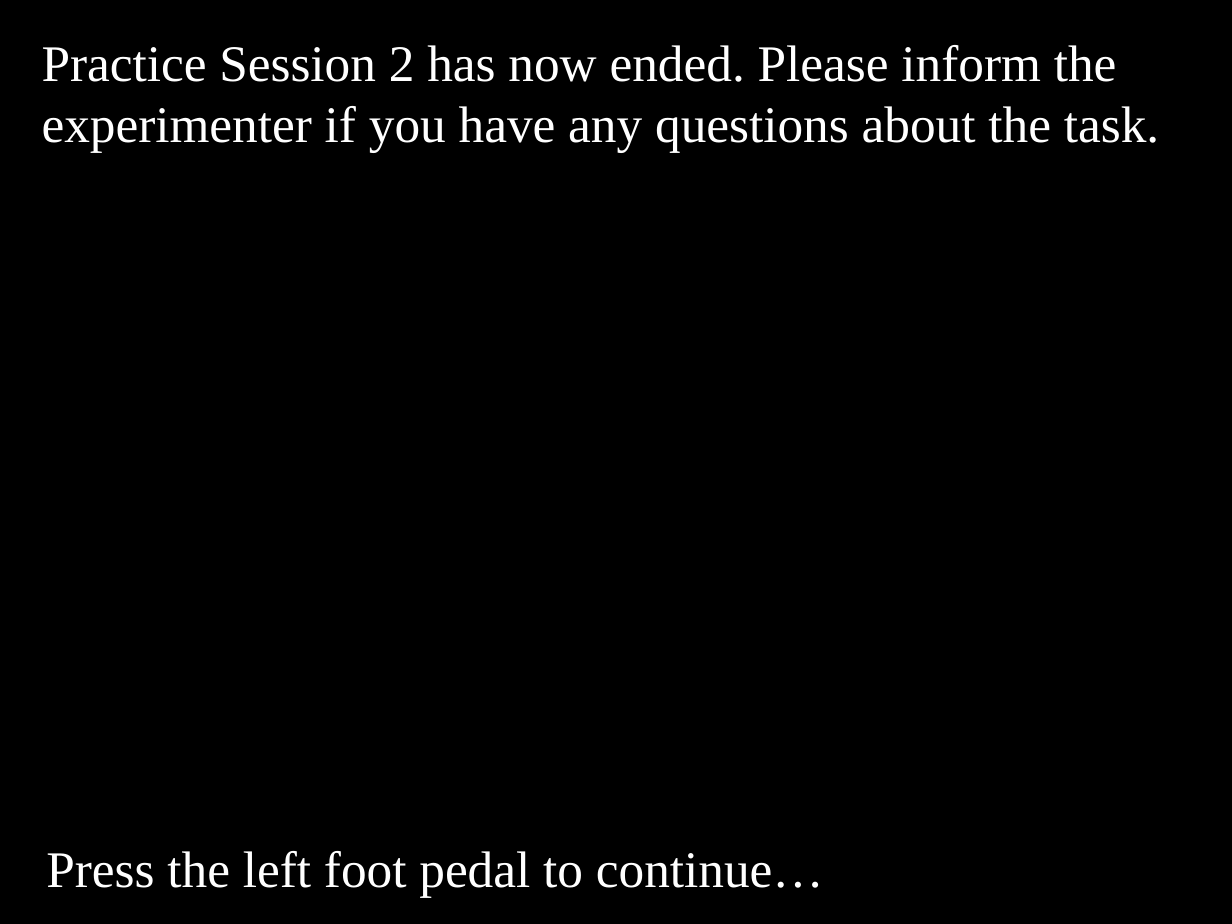
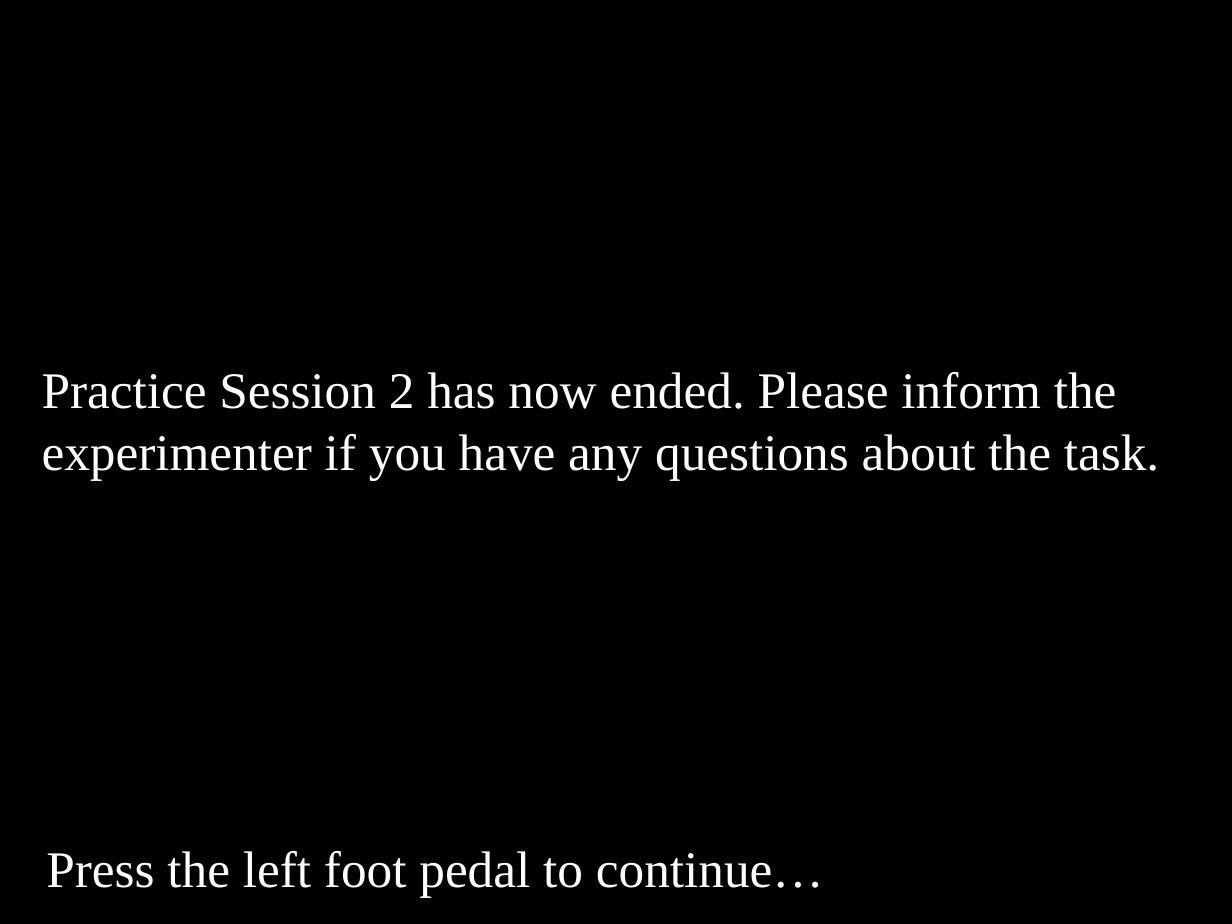
Before and after one commit to EmbodiedResearchLab/Vitality-Tactile-Detection, a slide deck: slide 13 of Stimuli/new/General instructions.pptx (slide 12 before the commit). Drawn at 1232x924 pixels with LibreOffice and Linux fonts; fonts in the diff are those of the drawing. Boxes give left, top, right and bottom in pixels: in the first picture for what was removed or moved away, otherwise in the second. Text is boxed around its words. In the diff, an @@ line names an element or a change of style, - is before the commit and + after.

```diff
--- a/Stimuli/new/General instructions.pptx
+++ b/Stimuli/new/General instructions.pptx
@@ text "Practice Session 2 has now ...": place and size @@
-text "Practice Session 2 has now ..." at [42, 45, 1159, 153]
+text "Practice Session 2 has now ..." at [42, 372, 1159, 481]
```
Also in this commit, not shown: 13 other slides changed, 4 slides added, 30 other files.
